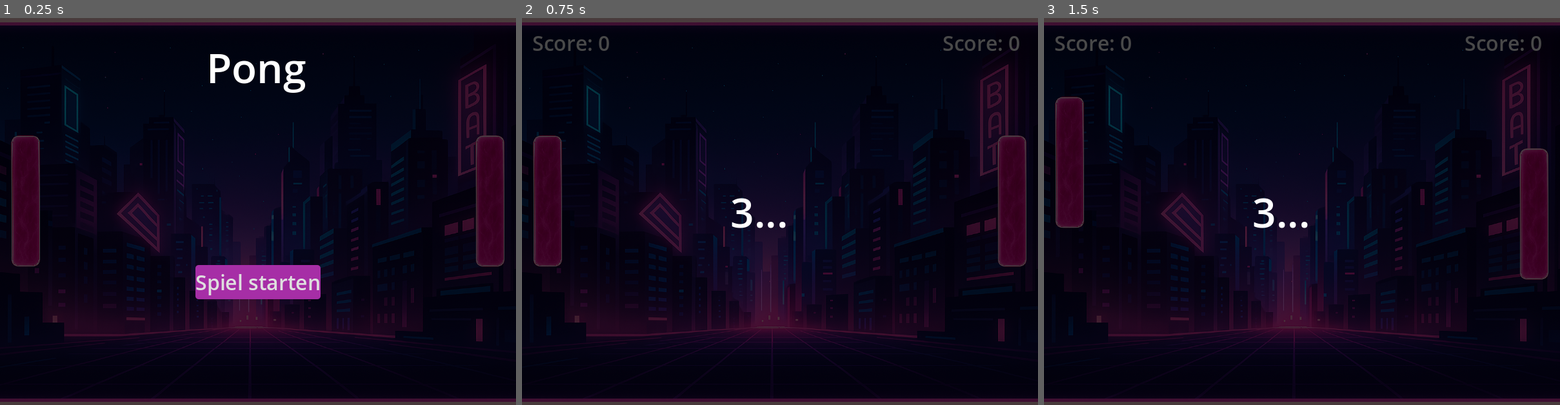
Above: before the commit, frames 1-3 (left to right).
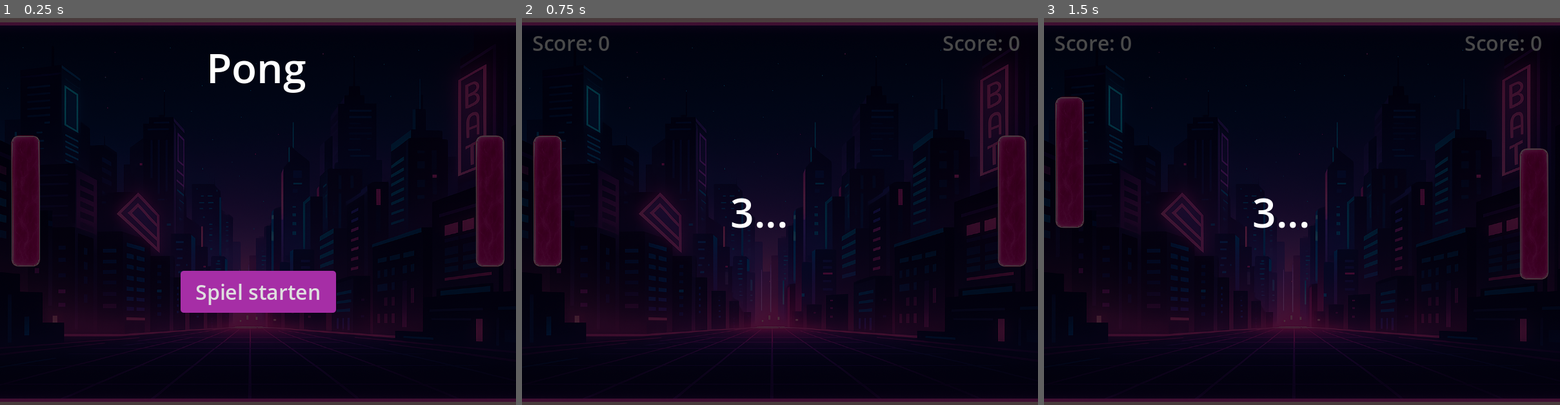
Above: after the commit, the same moments.

Repository: MetalCar/CyberPong
Game: Godot game, scene res://Scenes/Main.tscn
Same seed, same stepped clock (60 frames per second), same inputs: the game is played once before the commit and once after it.
Inputs:
- Up to frame 1 (0.25 s): no input
- Up to frame 2 (0.75 s): click "Spiel starten" at 0.5 s
- Up to frame 3 (1.5 s): tap Enter at 1.25 s; hold W (move_up_p1) from 1.28 s (still down); tap Down (move_down_p2) at 1.35 s

The runs differ from the first frame. In frame 1, 2.5% of the frame differs, in the area x 35-66%, y 63-77%; in frame 2, nothing differs; in frame 3, nothing differs.

Commit message:
fix button hover

Diff:
--- a/Prefabs/hud.tscn
+++ b/Prefabs/hud.tscn
@@ -124,10 +124,10 @@
 anchor_top = 0.5
 anchor_right = 0.5
 anchor_bottom = 0.5
-offset_left = -96.0
-offset_top = 82.5
-offset_right = 96.0
-offset_bottom = 135.5
+offset_left = -120.0
+offset_top = 92.0
+offset_right = 121.0
+offset_bottom = 157.0
 grow_horizontal = 2
 grow_vertical = 2
 theme_override_font_sizes/font_size = 32
